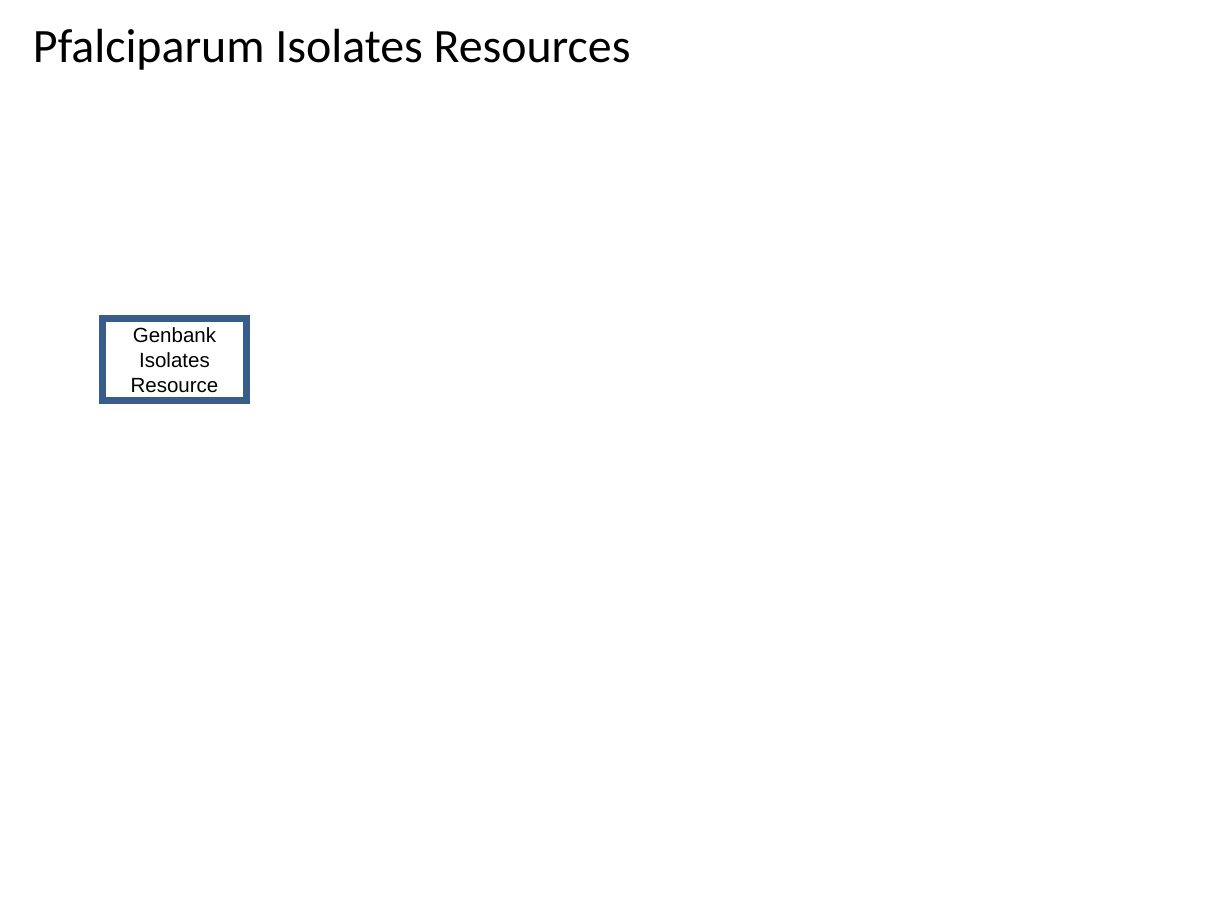
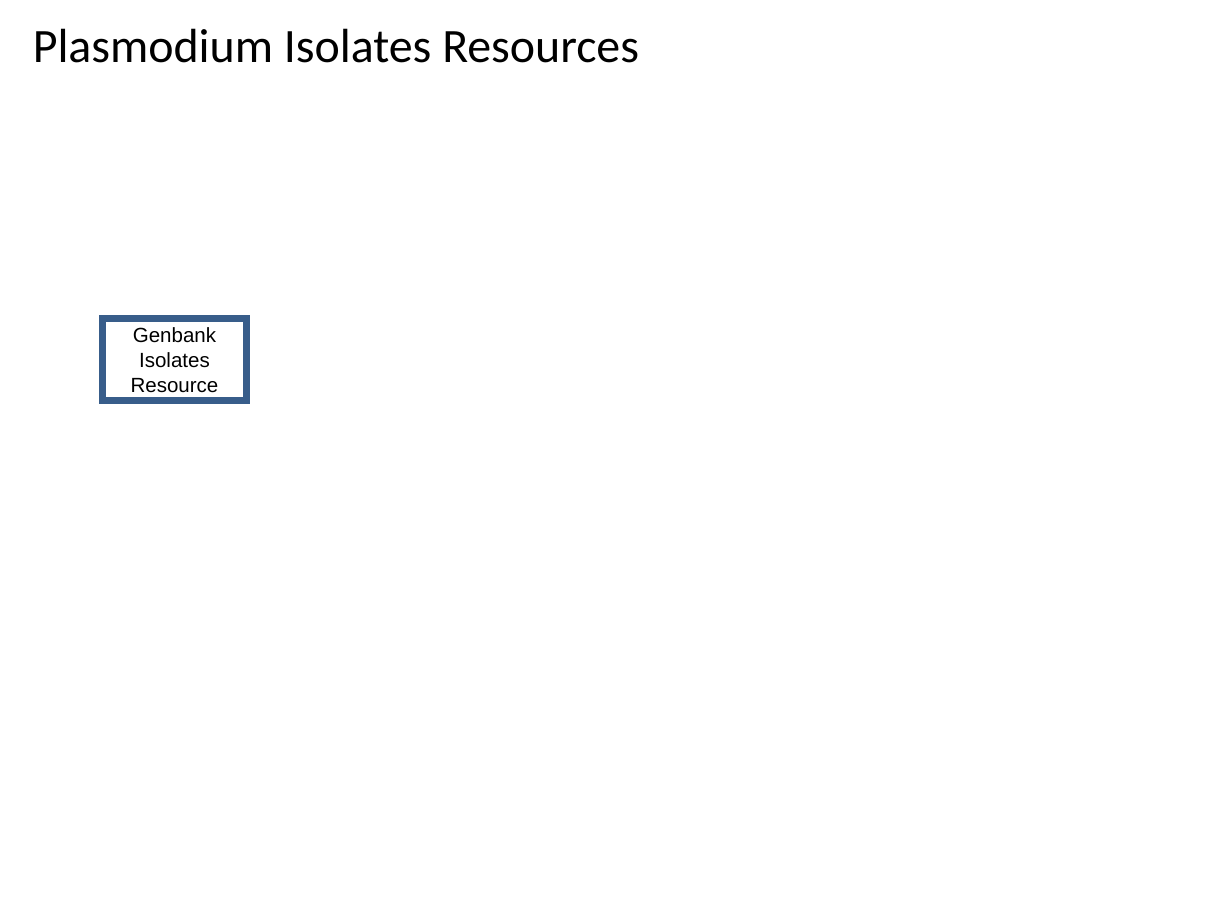
Before and after one commit to VEuPathDB/ApiCommonWorkflow, a slide deck: slide 13 of Main/doc/IntegratedWorkflow.ppt. Drawn at 1232x924 pixels with LibreOffice and Linux fonts; fonts in the diff are those of the drawing. Boxes give left, top, right and bottom in pixels: in the first picture for what was removed or moved away, otherwise in the second. Text is boxed around its words. In the diff, an @@ line names an element or a change of style, - is before the commit and + after.

Commit message:
change to Plasmodium Isolates Resources

```diff
--- a/Main/doc/IntegratedWorkflow.ppt
+++ b/Main/doc/IntegratedWorkflow.ppt
@@ title at bbox=[33, 28, 639, 63]: text changed @@
-Pfalciparum Isolates Resources
+Plasmodium Isolates Resources
```
